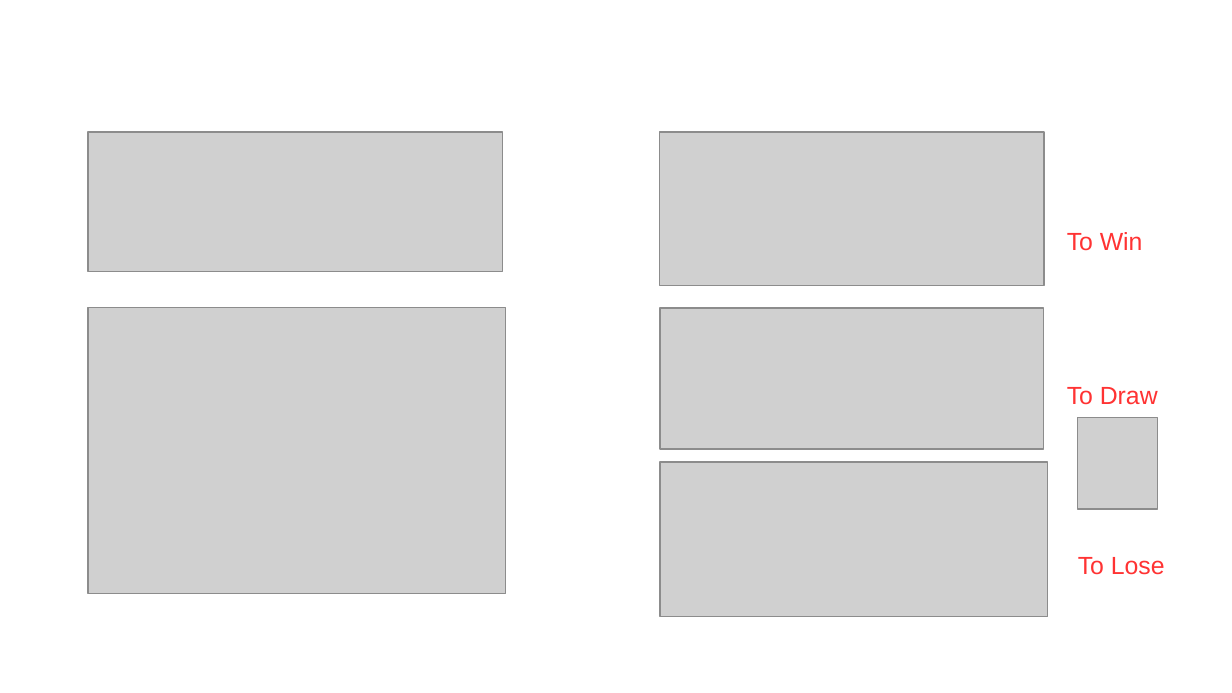
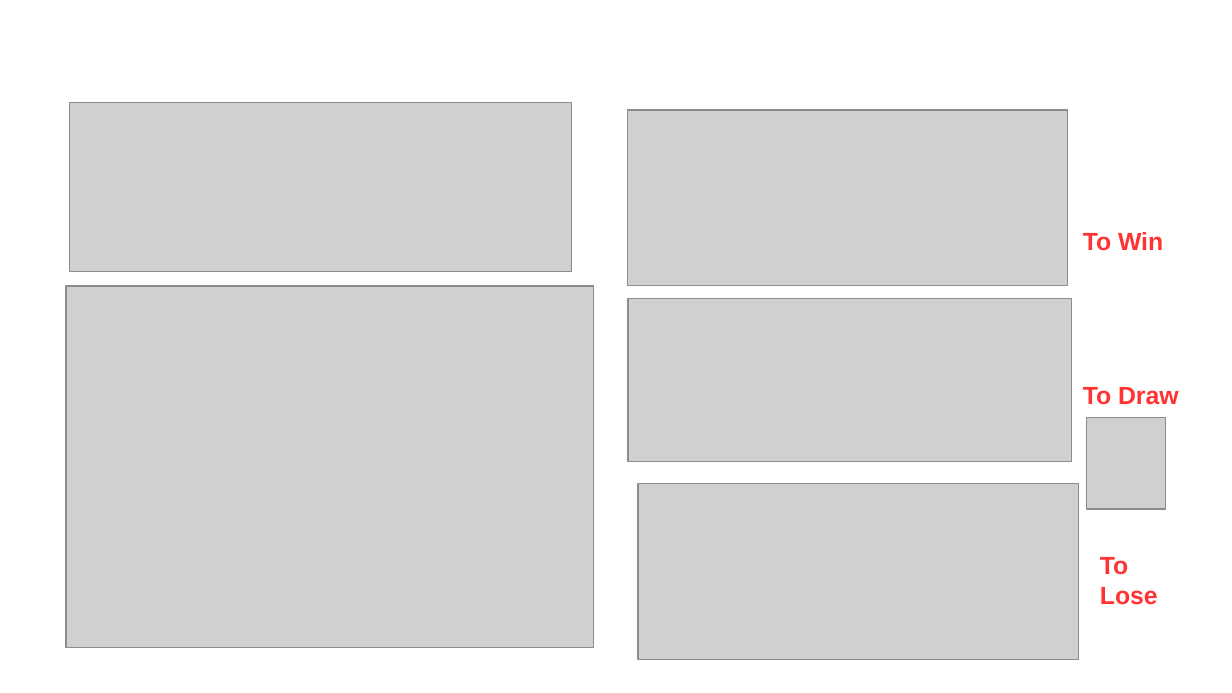
Before and after one commit to danwalk/EDADAN, a slide deck: slide 5 of documentation/Powerpoint EDA Daniel J Walker.pptx. Drawn at 1232x693 pixels with LibreOffice and Linux fonts; fonts in the diff are those of the drawing; grey boxes stand for pictures; background and template pictures are left out. Boxes give left, top, right and bottom in pixels: in the first picture for what was removed or moved away, otherwise in the second. Text is boxed around its words. In the diff, an @@ line names an element or a change of style, - is before the commit and + after.

```diff
--- a/documentation/Powerpoint EDA Daniel J Walker.pptx
+++ b/documentation/Powerpoint EDA Daniel J Walker.pptx
@@ picture: place and size @@
-picture at [88, 132, 503, 272]
+picture at [70, 103, 572, 272]
@@ picture: place and size @@
-picture at [661, 132, 1045, 286]
+picture at [628, 110, 1068, 285]
@@ text "To Win": place and size @@
-text "To Win" at [1067, 232, 1143, 251]
+text "To Win" at [1083, 232, 1163, 251]
@@ picture: place and size @@
-picture at [88, 307, 506, 594]
+picture at [66, 286, 594, 648]
@@ picture: place and size @@
-picture at [661, 309, 1045, 449]
+picture at [628, 298, 1072, 462]
@@ text "To Draw": place and size @@
-text "To Draw" at [1067, 387, 1158, 405]
+text "To Draw" at [1083, 387, 1179, 405]
@@ picture: place and size @@
-picture at [1079, 418, 1158, 510]
+picture at [1087, 418, 1166, 510]
@@ picture: place and size @@
-picture at [661, 462, 1049, 617]
+picture at [638, 484, 1079, 660]
@@ bold on in 3 elements at [1083, 232, 1163, 251], [1083, 387, 1179, 405], [1100, 557, 1158, 605] @@
@@ text "To Lose": place and size @@
-text "To Lose" at [1078, 557, 1165, 575]
+text "To Lose" at [1100, 557, 1158, 605]
```
Also in this commit, not shown: 4 other slides changed, 1 other file.
